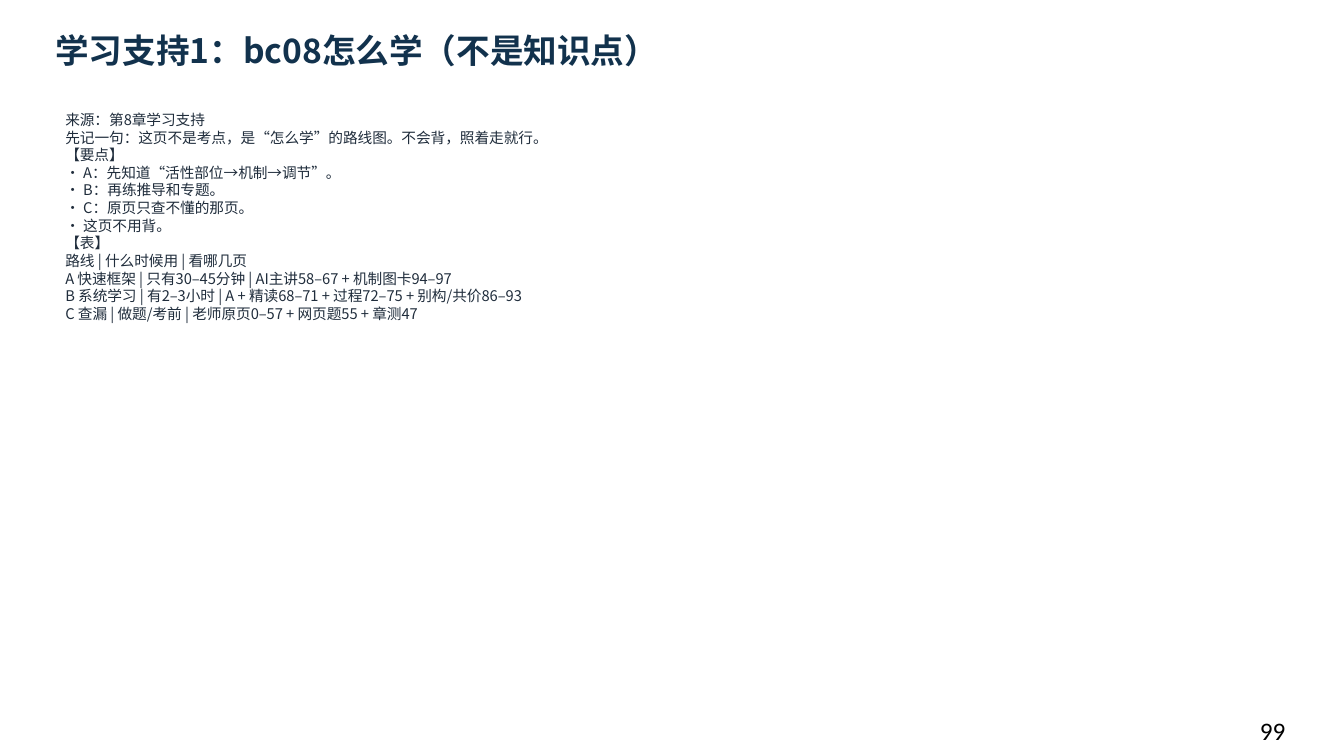
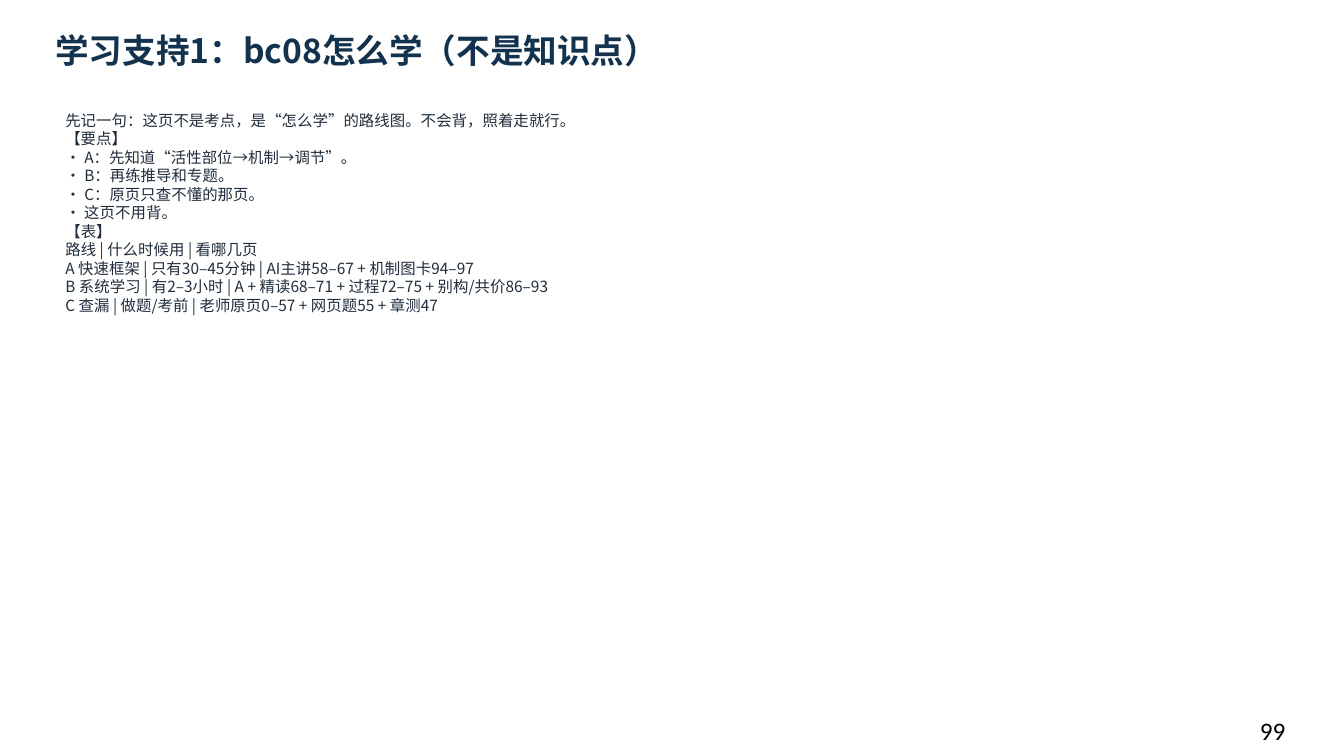
Before and after one commit to newkan-li/Biochemistry, a slide deck: slide 99 of downloads/bc08-ai-style.pptx. Drawn at 1344x756 pixels with LibreOffice and Linux fonts; fonts in the diff are those of the drawing. Boxes give left, top, right and bottom in pixels: in the first picture for what was removed or moved away, otherwise in the second. Text is boxed around its words. In the diff, an @@ line names an element or a change of style, - is before the commit and + after.

Commit message:
bc08补58页老师原页读图讲解:53页缺图注补齐,下载PPT同步;版本20261112cdn

```diff
--- a/downloads/bc08-ai-style.pptx
+++ b/downloads/bc08-ai-style.pptx
@@ text at box(65, 113, 575, 314): text changed; size 10.5 to 11 pt @@
-来源：第8章学习支持
-先记一句：这页不是考点，是“怎么学”的路线图。不会背，照着走就行。
-【要点】
-• A：先知道“活性部位→机制→调节”。
-• B：再练推导和专题。
-• C：原页只查不懂的那页。
-• 这页不用背。
-【表】
-路线 | 什么时候用 | 看哪几页
-A 快速框架 | 只有30–45分钟 | AI主讲58–67 + 机制图卡94–97
-B 系统学习 | 有2–3小时 | A + 精读68–71 + 过程72–75 + 别构/共价86–93
-C 查漏 | 做题/考前 | 老师原页0–57 + 网页题55 + 章测47
+先记一句：这页不是考点，是“怎么学”的路线图。不会背，照着走就行。
+【要点】
+• A：先知道“活性部位→机制→调节”。
+• B：再练推导和专题。
+• C：原页只查不懂的那页。
+• 这页不用背。
+【表】
+路线 | 什么时候用 | 看哪几页
+A 快速框架 | 只有30–45分钟 | AI主讲58–67 + 机制图卡94–97
+B 系统学习 | 有2–3小时 | A + 精读68–71 + 过程72–75 + 别构/共价86–93
+C 查漏 | 做题/考前 | 老师原页0–57 + 网页题55 + 章测47
```
Also in this commit, not shown: 107 other slides changed, 6 other files.
